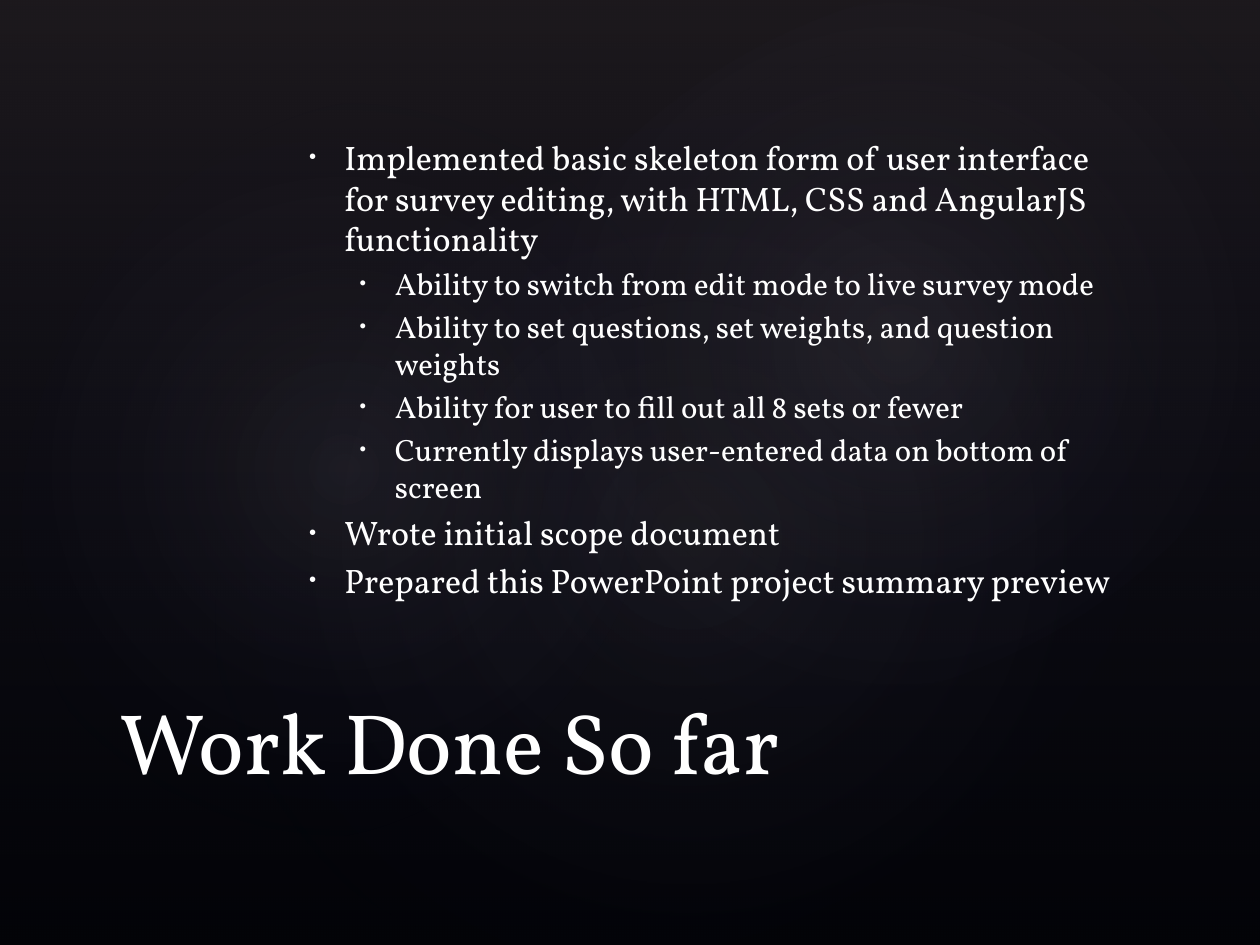
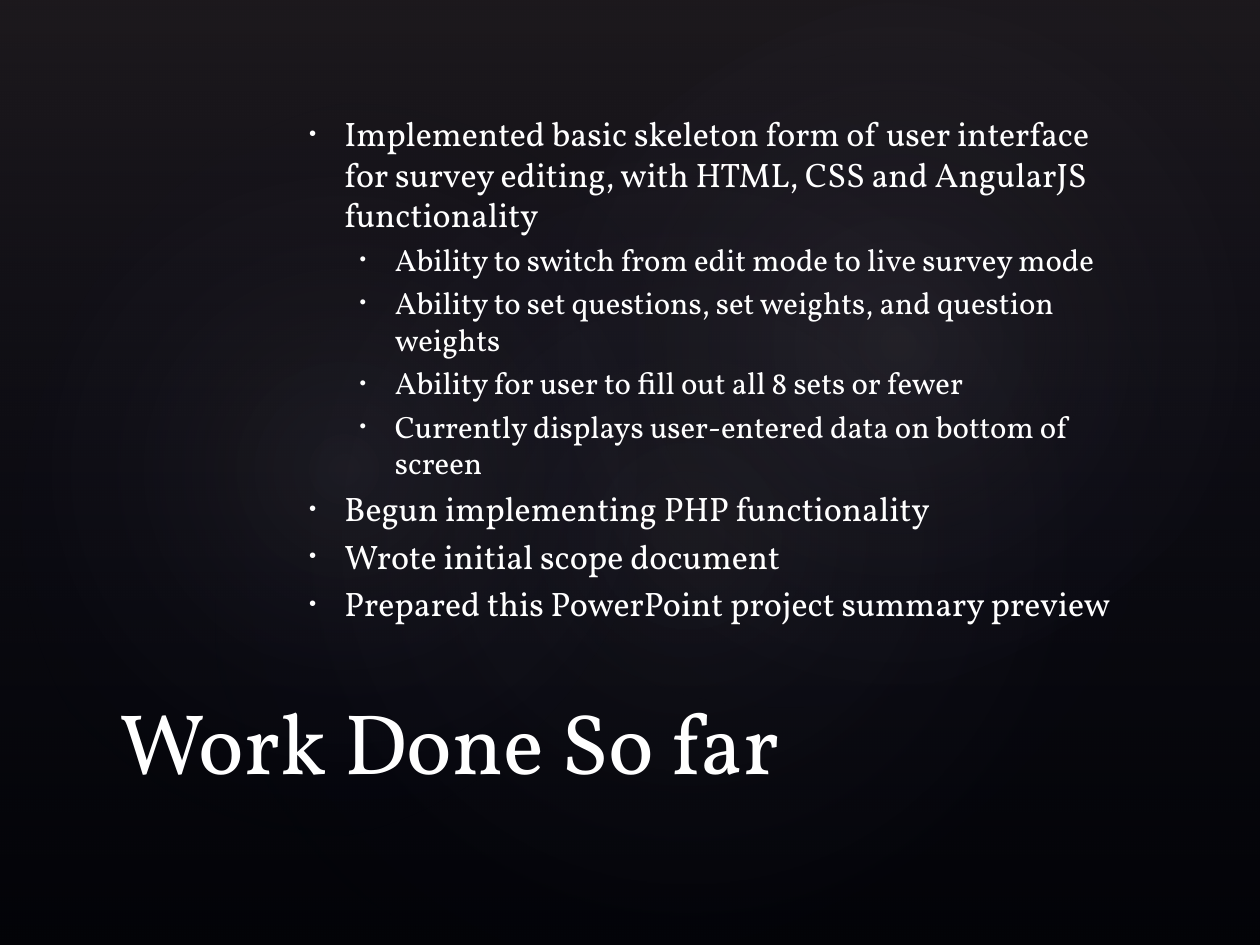
Before and after one commit to Code-Alliance-Archive/codescore, a slide deck: slide 9 of codeScorePreview.pptx. Drawn at 1260x945 pixels with LibreOffice and Linux fonts; fonts in the diff are those of the drawing; background and template pictures are left out. Boxes give left, top, right and bottom in pixels: in the first picture for what was removed or moved away, otherwise in the second. Text is boxed around its words. In the diff, an @@ line names an element or a change of style, - is before the commit and + after.

```diff
--- a/codeScorePreview.pptx
+++ b/codeScorePreview.pptx
@@ text at [344,496,930,530]: paragraph added @@
+• Begun implementing PHP functionality
```
Also in this commit, not shown: 1 other slide changed, 6 other files.
